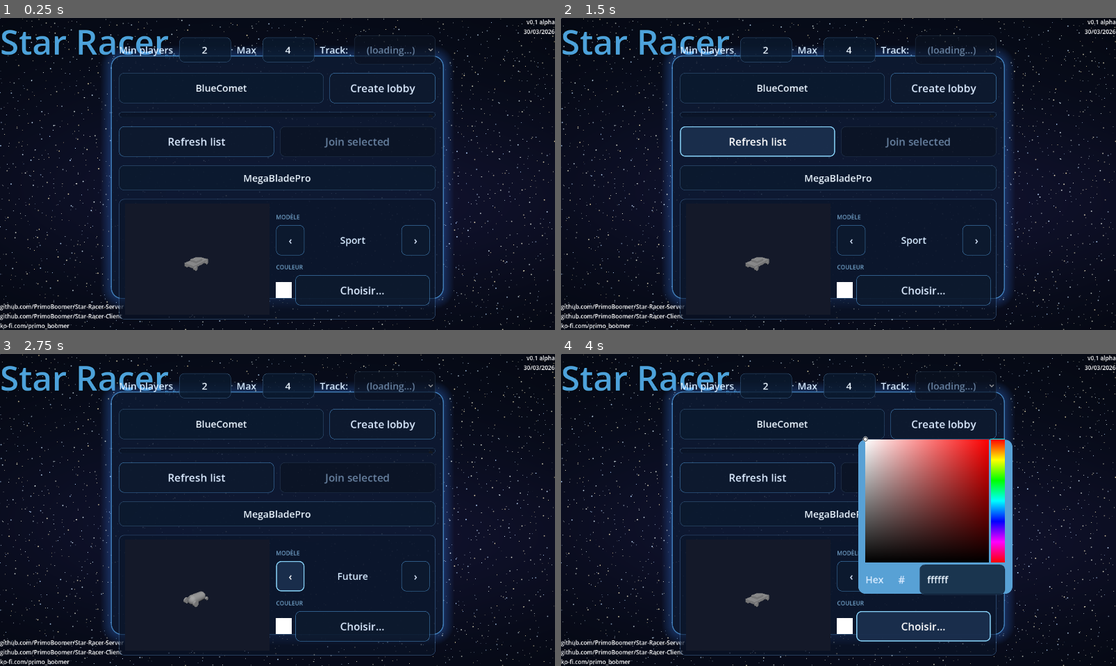
Above: before the commit, frames 1-4 (two rows, left to right).
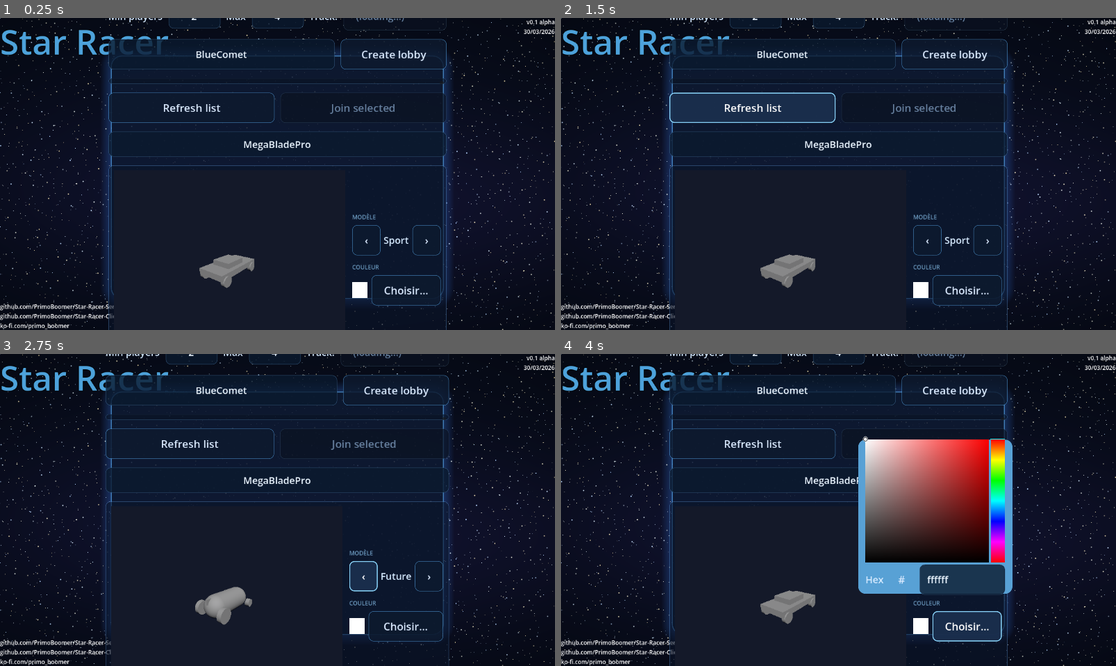
Above: after the commit, the same moments.

Repository: PrimoBoomer/Star-Racer
Game: Godot game, scene res://scenes/game.tscn
Two runs of this game, one before a commit and one after it. Both use one fixed random seed, a clock stepped at 60 frames per second and the inputs below.
Inputs:
- Up to frame 1 (0.25 s): no input
- Up to frame 2 (1.5 s): click "Create lobby" at 0.5 s; click "Refresh list" at 1.25 s
- Up to frame 3 (2.75 s): click "‹" at 2 s
- Up to frame 4 (4 s): click "›" at 2.75 s; click "Choisir…" at 3.5 s

The runs differ from the first frame. In frame 1, 7.0% of the frame differs, in the area x 19-81%, y 0-100%; in frame 2, 11%; in frame 3, 8.1%; in frame 4, 6.9%.
Error in both runs: Assertion failed. (res://scripts/game.gd:361)

Commit message:
INPROGRESSCLAUDE

Diff:
--- a/client/scripts/camera.gd
+++ b/client/scripts/camera.gd
@@ -1,7 +1,7 @@
 extends Camera3D
 
-const FOLLOW_DIST   := 7.0
-const FOLLOW_HEIGHT := 2.8
+const FOLLOW_DIST   := 5.0
+const FOLLOW_HEIGHT := 2.2
 const LOOK_HEIGHT   := 1.0
 
 const YAW_RATE_GRIP  := 25.0
--- a/client/scripts/drift_bar.gd
+++ b/client/scripts/drift_bar.gd
@@ -6,7 +6,7 @@
 const ARC_FROM  := 205.0   # deg – lower-left direction
 const ARC_SPAN  := 230.0   # deg – ends upper-right
 
-const MARGIN    := 110.0   # inset from screen edges
+const MARGIN    := 24.0   # inset from screen edges
 
 var _charge: float = 0.0
 var _boost_flash: float = 0.0
--- a/client/scripts/track_loader.gd
+++ b/client/scripts/track_loader.gd
@@ -8,8 +8,8 @@
 ## `parent` is the node under which all primitives are added.
 ## Returns { "spawn_pos": Vector3, "spawn_y_rotation_deg": float }.
 
-const FLOOR_DEFAULT_COLOR := Color(0.3, 0.3, 0.3)
-const WALL_DEFAULT_COLOR  := Color(0.55, 0.55, 0.6)
+const FLOOR_DEFAULT_COLOR := Color(0.18, 0.20, 0.22)
+const WALL_DEFAULT_COLOR  := Color(0.32, 0.35, 0.45)
 const PAD_BASE_COLOR      := Color(0.10, 0.30, 0.95)
 const PAD_ARROW_COLOR     := Color(1.0, 0.9, 0.1)
 const HAZARD_DEFAULT_COLOR := Color(0.85, 0.15, 0.15)
@@ -59,7 +59,8 @@
 	mat.albedo_texture = load("res://tracks/circuit_one/concrete_color.png")
 	mat.normal_enabled = true
 	mat.normal_texture = load("res://tracks/circuit_one/concrete_normal.png")
-	mat.roughness = 0.9
+	mat.roughness = 0.4
+	mat.metallic = 0.3
 	mat.uv1_scale = Vector3(3.0, 3.0, 3.0)
 	return mat
 
--- a/client/scripts/ui.gd
+++ b/client/scripts/ui.gd
@@ -87,19 +87,19 @@
 
 	# 3D preview
 	var svc := SubViewportContainer.new()
-	svc.custom_minimum_size = Vector2(300, 230)
+	svc.custom_minimum_size = Vector2(480, 370)
 	svc.size_flags_horizontal = SIZE_SHRINK_CENTER
 	svc.stretch = true
 	hbox.add_child(svc)
 
 	_car_preview_viewport = SubViewport.new()
-	_car_preview_viewport.size = Vector2i(300, 230)
+	_car_preview_viewport.size = Vector2i(480, 370)
 	_car_preview_viewport.render_target_update_mode = SubViewport.UPDATE_ALWAYS
 	_car_preview_viewport.transparent_bg = false
 	svc.add_child(_car_preview_viewport)
 
 	var cam := Camera3D.new()
-	cam.look_at_from_position(Vector3(8.0, 5.0, 10.0), Vector3(0.0, 0.5, 0.0), Vector3.UP)
+	cam.look_at_from_position(Vector3(5.5, 3.5, 7.0), Vector3(0.0, 0.5, 0.0), Vector3.UP)
 	_car_preview_viewport.add_child(cam)
 
 	var dir_light := DirectionalLight3D.new()
